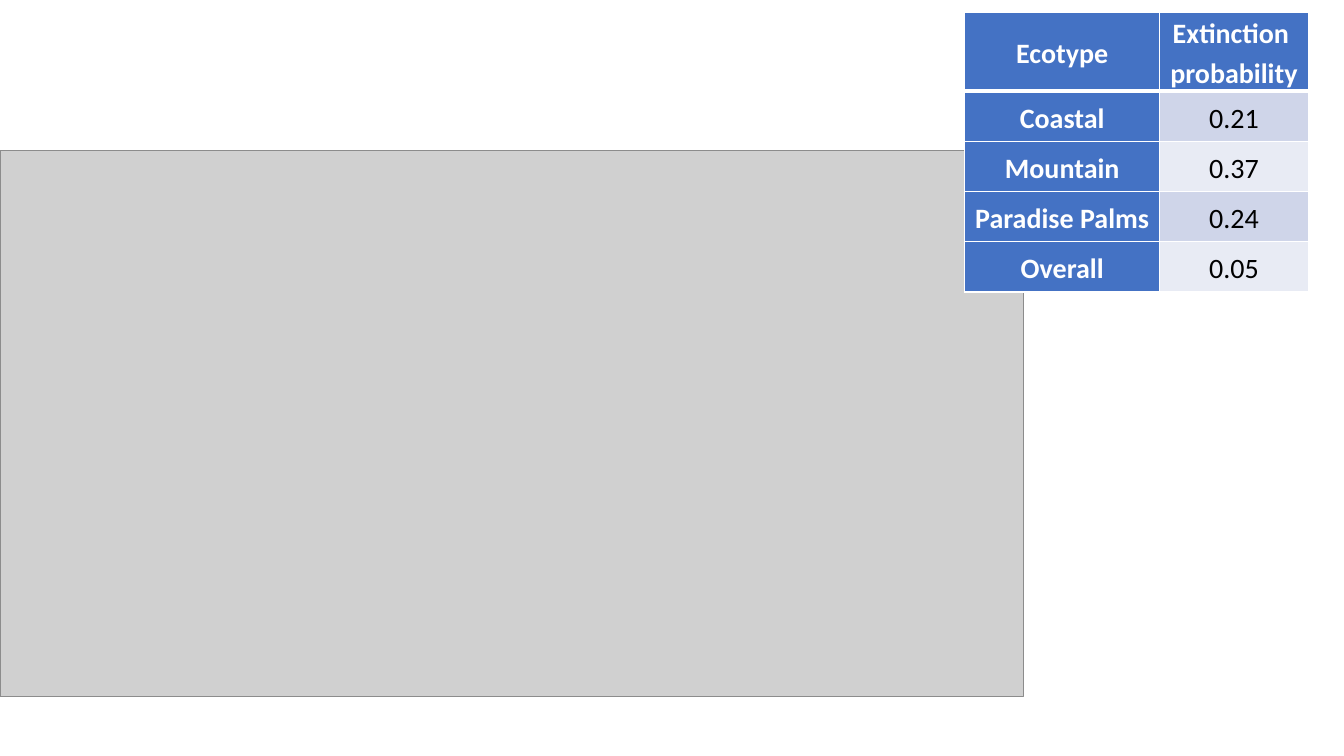
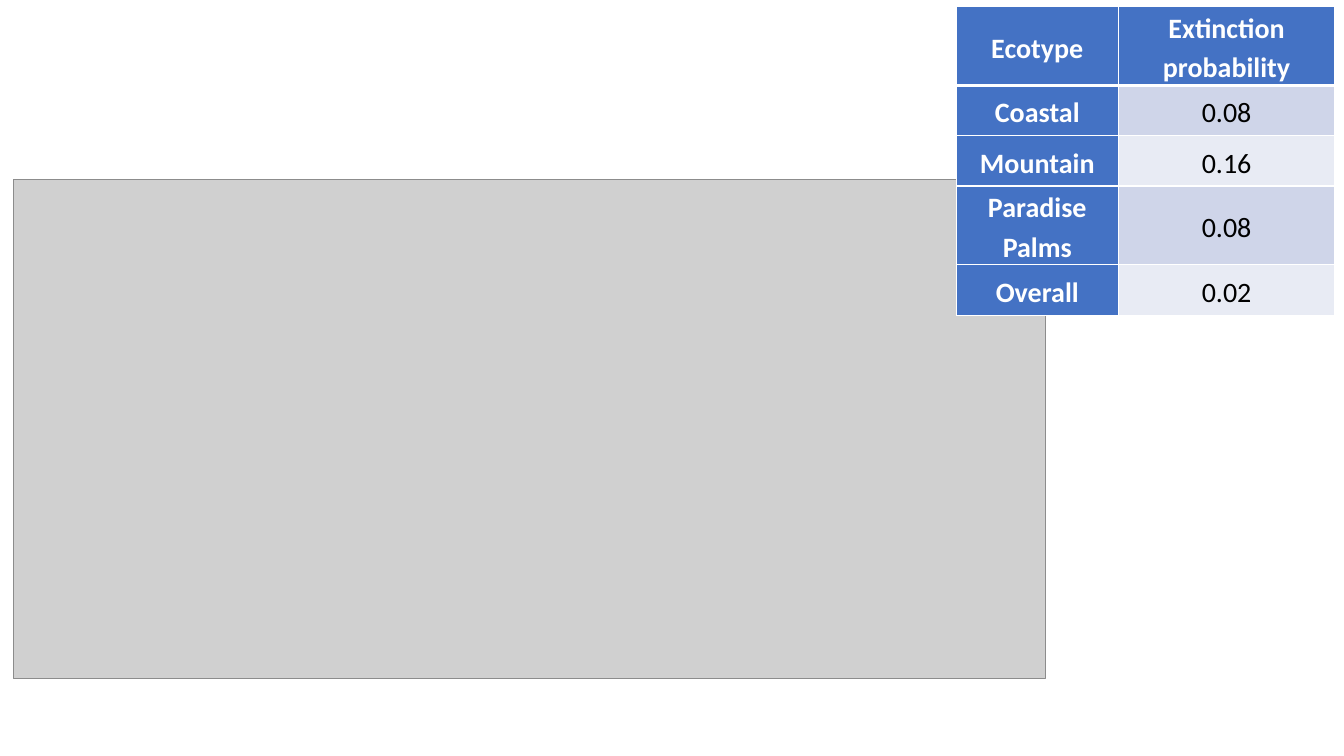
Before and after one commit to annamtucker/ssa-200, a slide deck: slide 15 of static/activities/activity-3.pptx (slide 13 before the commit). Drawn at 1344x756 pixels with LibreOffice and Linux fonts; fonts in the diff are those of the drawing; grey boxes stand for pictures; background and template pictures are left out. Boxes give left, top, right and bottom in pixels: in the first picture for what was removed or moved away, otherwise in the second. Text is boxed around its words. In the diff, an @@ line names an element or a change of style, - is before the commit and + after.

```diff
--- a/static/activities/activity-3.pptx
+++ b/static/activities/activity-3.pptx
@@ table at <box>957,7,1336,308</box> @@
-row 1, column 2: Extinction / probability
+row 1, column 2: Extinction probability
-row 2, column 2: 0.21
+row 2, column 2: 0.08
-row 3, column 2: 0.37
+row 3, column 2: 0.16
-row 4, column 2: 0.24
+row 4, column 2: 0.08
-row 5, column 2: 0.05
+row 5, column 2: 0.02
@@ table: place and size @@
-table at <box>965,12,1309,288</box>
+table at <box>957,7,1336,308</box>
@@ picture: place and size @@
-picture at <box>0,150,1024,697</box>
+picture at <box>13,179,1045,680</box>
```
Also in this commit, not shown: 4 other slides changed, 3 slides added, 1 slide removed, 7 other files.
